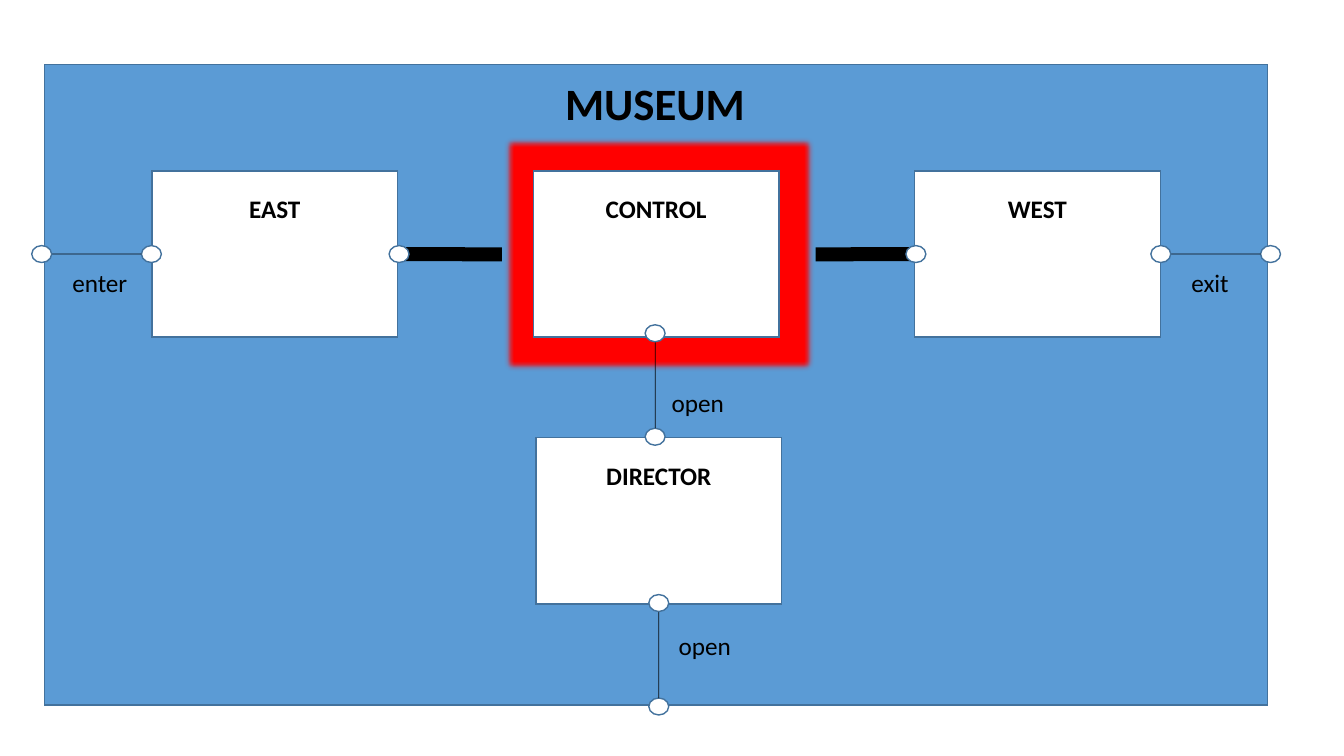
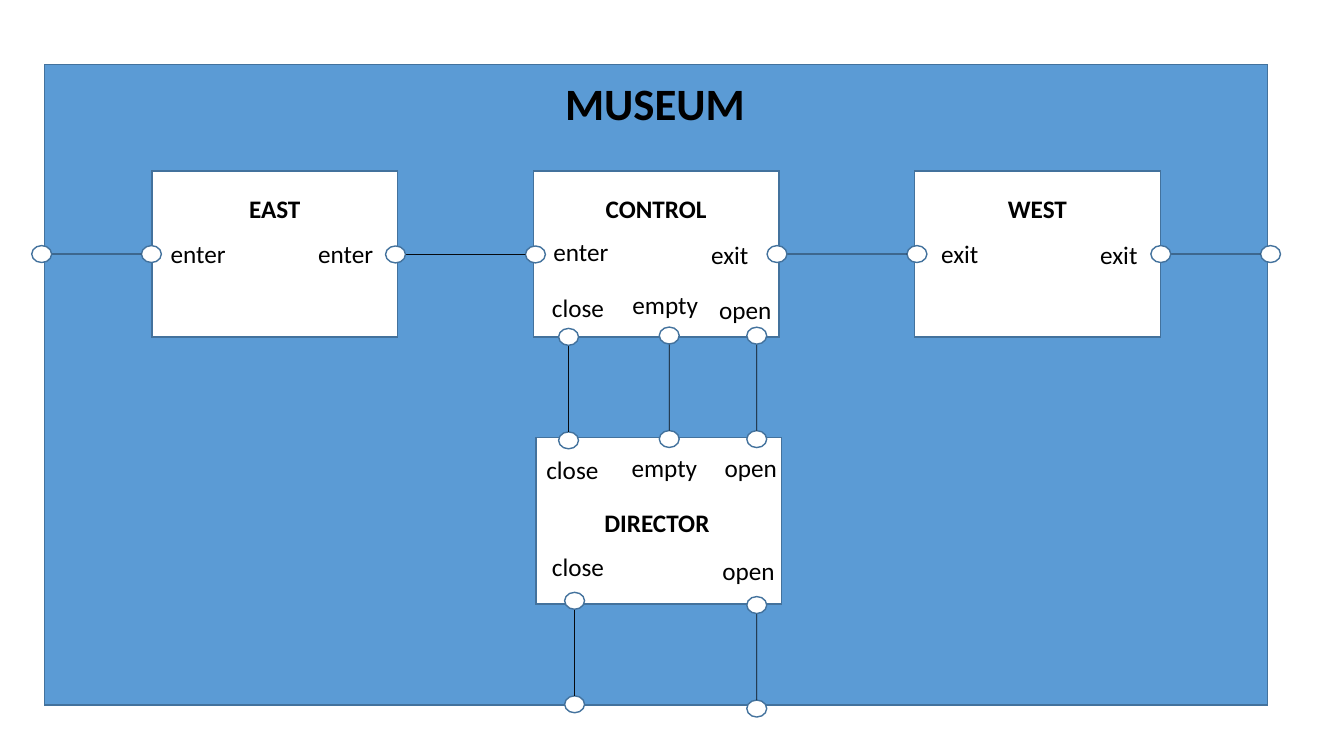
Before and after one commit to mattinmir/concurrent-coursework1, a slide deck: slide 1 of Structure Diagram.pptx. Drawn at 1344x756 pixels with LibreOffice and Linux fonts; fonts in the diff are those of the drawing. Boxes give left, top, right and bottom in pixels: in the first picture for what was removed or moved away, otherwise in the second. Text is boxed around its words. In the diff, an @@ line names an element or a change of style, - is before the commit and + after.

```diff
--- a/Structure Diagram.pptx
+++ b/Structure Diagram.pptx
@@ rectangle removed at [502, 136, 816, 374] @@
@@ text "enter": place and size @@
-text "enter" at [72, 276, 127, 292]
+text "enter" at [171, 247, 226, 263]
@@ text "exit": place and size @@
-text "exit" at [1191, 274, 1228, 292]
+text "exit" at [1100, 246, 1137, 264]
@@ text added at [318, 247, 373, 263], 18 pt, text #000000 @@
+enter
@@ line moved from (398, 254) - (502, 254) to (525, 254) - (405, 254) @@
@@ line (525, 254) - (405, 254): stroke #000000 10 pt to #000000 0.5 pt @@
@@ ellipse added at [525, 246, 545, 263], fill #FFFFFF, outline #43739E 1 pt @@
@@ text added at [553, 245, 608, 261], 18 pt, text #000000 @@
+enter
@@ text added at [711, 246, 748, 264], 18 pt, text #000000 @@
+exit
@@ ellipse added at [767, 246, 787, 263], fill #FFFFFF, outline #43739E 1 pt @@
@@ line moved from (816, 254) - (914, 254) to (907, 254) - (787, 254) @@
@@ line (907, 254) - (787, 254): stroke #000000 10 pt to #000000 0.5 pt @@
@@ text added at [941, 245, 978, 263], 18 pt, text #000000 @@
+exit
@@ text added at [552, 299, 604, 318], 18 pt, text #000000 @@
+close
@@ text added at [632, 298, 698, 318], 18 pt, text #000000 @@
+empty
@@ ellipse added at [559, 329, 579, 346], fill #FFFFFF, outline #43739E 1 pt @@
@@ ellipse added at [659, 327, 680, 344], fill #FFFFFF, outline #43739E 1 pt @@
@@ text added at [719, 306, 771, 323], 18 pt, text #000000 @@
+open
@@ line added from (569, 432) to (569, 338), #000000 0.5 pt @@
@@ line added from (669, 431) to (669, 337), #000000 0.5 pt @@
@@ 2 ellipses, 1 line: place and size @@
-2 ellipses, 1 line at [645, 325, 669, 715]
+2 ellipses, 1 line at [747, 328, 767, 718]
@@ ellipse added at [559, 432, 579, 449], fill #FFFFFF, outline #43739E 1 pt @@
@@ ellipse added at [659, 431, 680, 448], fill #FFFFFF, outline #43739E 1 pt @@
@@ text "open": place and size @@
-text "open" at [672, 399, 724, 416]
+text "open" at [725, 464, 777, 481]
@@ 2 ellipses, 1 line: place and size @@
-2 ellipses, 1 line at [645, 429, 669, 698]
+2 ellipses, 1 line at [747, 431, 767, 701]
@@ text added at [546, 461, 598, 480], 18 pt, text #000000 @@
+close
@@ text added at [632, 461, 698, 481], 18 pt, text #000000 @@
+empty
@@ text "DIRECTOR": place and size @@
-text "DIRECTOR" at [606, 468, 711, 485]
+text "DIRECTOR" at [604, 515, 709, 532]
@@ text added at [552, 558, 604, 577], 18 pt, text #000000 @@
+close
@@ text "open": place and size @@
-text "open" at [679, 642, 731, 659]
+text "open" at [722, 567, 774, 584]
@@ ellipse added at [565, 593, 585, 610], fill #FFFFFF, outline #43739E 1 pt @@
@@ line added from (575, 696) to (575, 602), #000000 0.5 pt @@
@@ ellipse added at [565, 696, 585, 713], fill #FFFFFF, outline #43739E 1 pt @@
```
Also in this commit, not shown: 2 other files.
